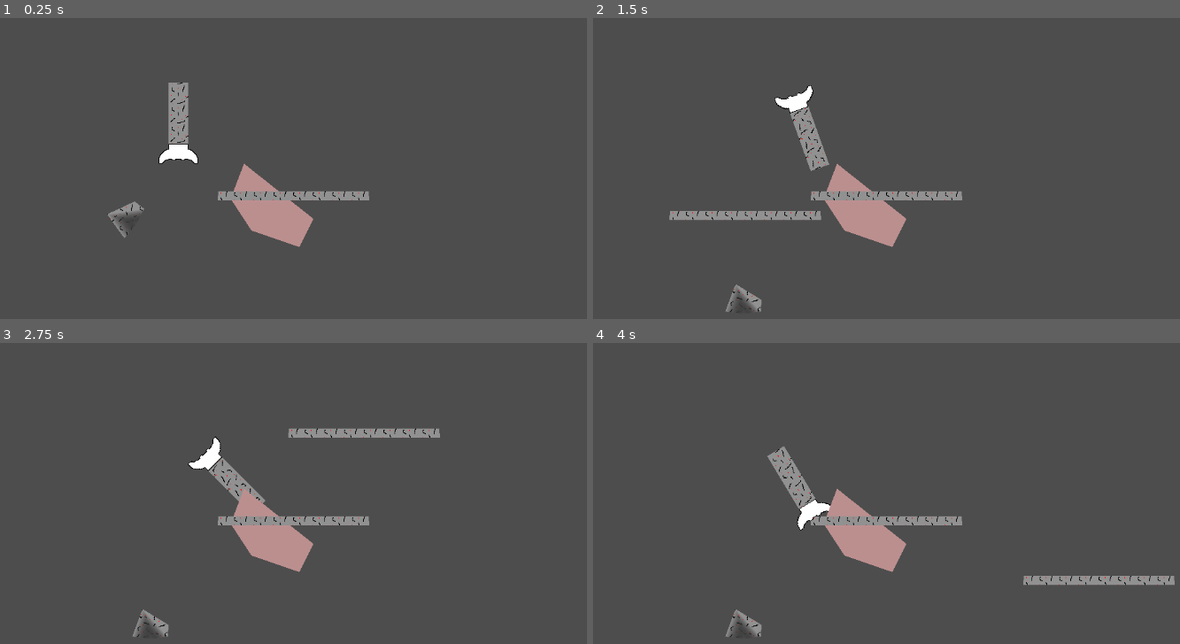
Above: before the commit, frames 1-4 (two rows, left to right).
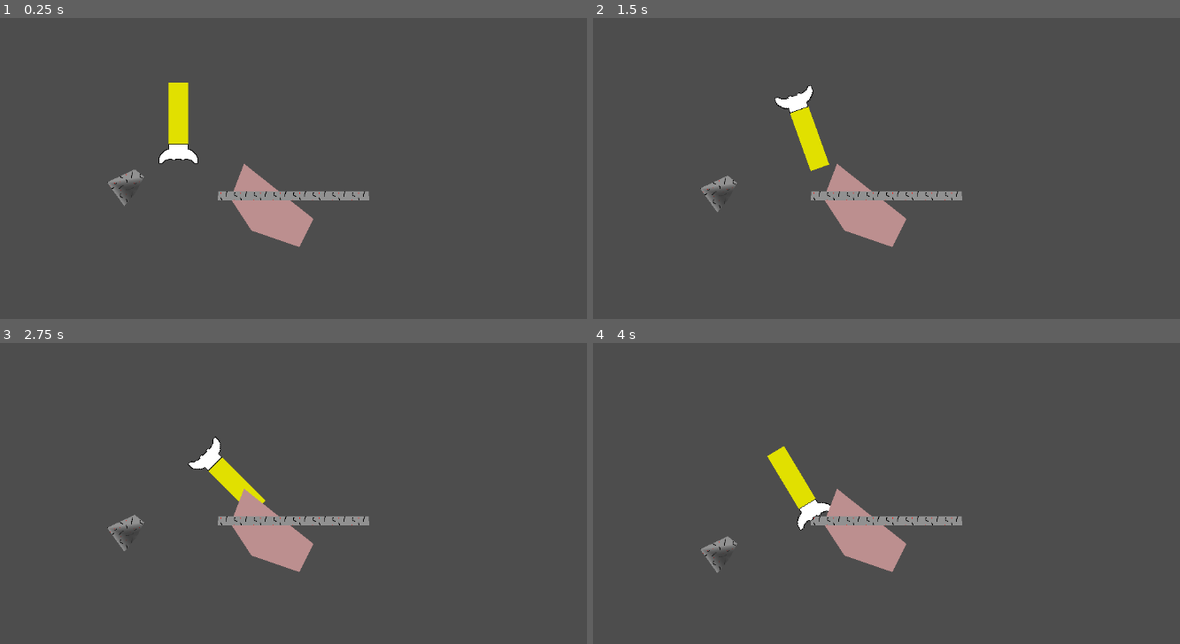
Above: after the commit, the same moments.

Repository: CWmain/SpaceJunkGame
Game: Godot game, scene res://Objects/Test_Scene.tscn
Same seed, same stepped clock (60 frames per second), same inputs: the game is played once before the commit and once after it.
Inputs (mouse positions are in pixels of both pictures, inside the frame that each line leads up to):
- Up to frame 1 (0.25 s): no input
- Up to frame 2 (1.5 s): move the mouse to (1021, 189) at 0.52 s; hold D (TurnRight) from 0.53 s (still down); click (1021, 189) at 0.6 s; tap W (Accelerate) at 0.77 s; move the mouse to (722, 228) at 1.27 s; click (722, 228) at 1.35 s
- Up to frame 3 (2.75 s): tap W (Accelerate) at 1.52 s; move the mouse to (340, 448) at 2.02 s; release D (TurnRight) at 2.03 s; hold A (TurnLeft) from 2.03 s (still down); hold S (Stop) from 2.03 s (still down); click (340, 448) at 2.3 s
- Up to frame 4 (4 s): move the mouse to (827, 613) at 2.77 s; release A (TurnLeft) at 2.78 s; release S (Stop) at 2.78 s; hold D (TurnRight) from 2.78 s (still down); click (827, 613) at 2.85 s; tap W (Accelerate) at 3.02, 3.77 s; move the mouse to (1074, 592) at 3.52 s; click (1074, 592) at 3.6 s

The runs differ from the first frame. In frame 1, 1.1% of the frame differs, in the area x 18-33%, y 21-73%; in frame 2, 1.9%; in frame 3, 1.7%; in frame 4, 1.9%, in the area x 18-100%, y 34-98%.

Commit message:
Player Rocket is now able to cut while rotating and while the asteroid rotating, still need to add the new asteroid construction once the object is made

Diff:
--- a/Objects/Cutter.gd
+++ b/Objects/Cutter.gd
@@ -9,4 +9,4 @@
 
 # Called every frame. 'delta' is the elapsed time since the previous frame.
 func _process(delta):
-	self.position = get_global_mouse_position();
+	pass#self.position = get_global_mouse_position();
--- a/Objects/Test_Scene.tscn
+++ b/Objects/Test_Scene.tscn
@@ -27,7 +27,7 @@
 position = Vector2(-218, -30)
 collision_layer = 3
 collision_mask = 3
-gravity_scale = 1.851
+gravity_scale = 0.01
 
 [node name="CollisionPolygon2D" type="CollisionPolygon2D" parent="Asteroid"]
 polygon = PackedVector2Array(-20, 24, -48, -15, -3, -36, 12, -24)
--- a/Objects/player_rocket/player_rocket.gd
+++ b/Objects/player_rocket/player_rocket.gd
@@ -6,9 +6,15 @@
 const ROTATION_SPEED = PI/64
 const JUMP_VELOCITY = -100.0
 
+@onready var cutting_tool = $CuttingTool
+@onready var collision_polygon = $CuttingTool/CollisionPolygon
+
 # Get the gravity from the project settings to be synced with RigidBody nodes.
 var gravity = ProjectSettings.get_setting("physics/2d/default_gravity")
 
+func _process(_delta):
+	if Input.is_action_just_pressed("Cut"):
+		asteroidCut()
 
 func _physics_process(delta):
 	# Add the drag.
@@ -35,3 +41,25 @@
 
 
 	move_and_slide()
+
+func asteroidCut():
+	for entity in cutting_tool.get_overlapping_bodies():
+		# TODO: Update when the proper asteroid object is made
+		var tc1 : PackedVector2Array = entity.get_child(0).polygon.duplicate()
+		for i in range(tc1.size()):
+			tc1[i] = entity.to_global(tc1[i])
+
+		var c1 : PackedVector2Array = collision_polygon.polygon.duplicate()
+		for i in range(c1.size()):
+			c1[i] = cutting_tool.to_global(c1[i])
+
+
+		var intersection = Geometry2D.clip_polygons(tc1, c1)
+
+		# TODO: Update with proper asteroid contruction rather than outline
+		for overlapping in intersection:
+			var intersection_polygon = Polygon2D.new()
+			#intersection_polygon.transform = entity.transform
+			intersection_polygon.color = Color.ROSY_BROWN
+			intersection_polygon.set_polygon(overlapping)
+			get_tree().get_root().add_child(intersection_polygon)
--- a/Objects/player_rocket/player_rocket.tscn
+++ b/Objects/player_rocket/player_rocket.tscn
@@ -1,8 +1,7 @@
-[gd_scene load_steps=5 format=3 uid="uid://dyn3wc664s0kq"]
+[gd_scene load_steps=4 format=3 uid="uid://dyn3wc664s0kq"]
 
 [ext_resource type="Script" path="res://Objects/player_rocket/player_rocket.gd" id="1_cbxua"]
-[ext_resource type="Texture2D" uid="uid://crjg8kcry5dxr" path="res://Sprites/TempRocket.png" id="1_jlamr"]
-[ext_resource type="Texture2D" uid="uid://vc30gqw53emc" path="res://Sprites/AsteroidTexture.png" id="3_smh8x"]
+[ext_resource type="Texture2D" uid="uid://crjg8kcry5dxr" path="res://Objects/player_rocket/TempRocket.png" id="1_jlamr"]
 
 [sub_resource type="RectangleShape2D" id="RectangleShape2D_78i1v"]
 size = Vector2(64, 32)
@@ -24,10 +23,10 @@
 collision_layer = 2
 collision_mask = 2
 
-[node name="Cutter" type="Polygon2D" parent="CuttingTool"]
+[node name="VisualPolygon" type="Polygon2D" parent="CuttingTool"]
 texture_repeat = 2
-texture = ExtResource("3_smh8x")
+color = Color(0.883977, 0.879107, 0, 1)
 polygon = PackedVector2Array(32, -100, 0, -100, 0, 0, 32, 0)
 
-[node name="CollisionPolygon2D" type="CollisionPolygon2D" parent="CuttingTool"]
+[node name="CollisionPolygon" type="CollisionPolygon2D" parent="CuttingTool"]
 polygon = PackedVector2Array(32, -100, 0, -100, 0, 0, 32, 0)
Renamed: Sprites/TempRocket.png -> Objects/player_rocket/TempRocket.png
Not shown, changed: Objects/player_rocket/TempRocket.png.import
